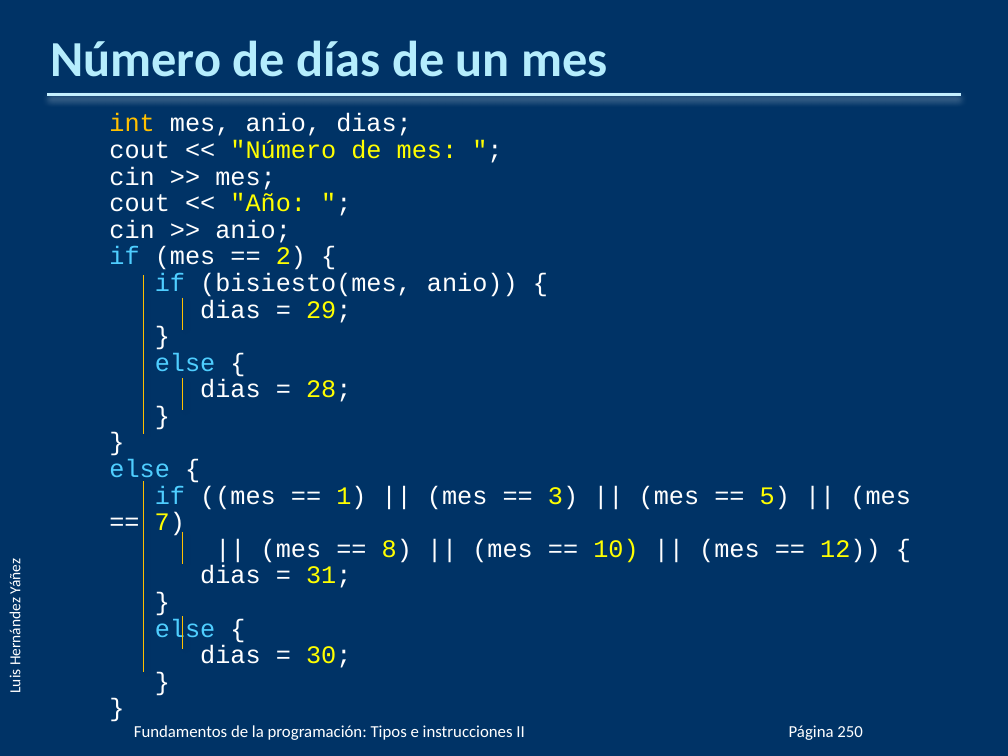
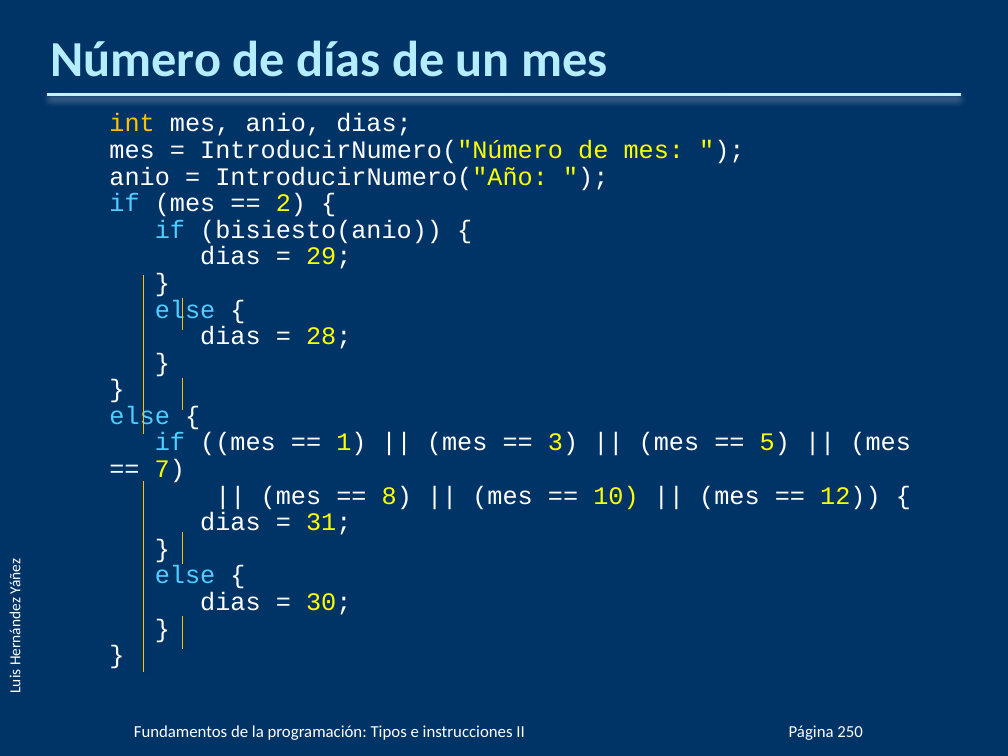
Before and after one commit to cmdgeneration/01-Fundamentos, a slide deck: slide 26 of PPTs/FP03.pptx. Drawn at 1008x756 pixels with LibreOffice and Linux fonts; fonts in the diff are those of the drawing; background and template pictures are left out. Boxes give left, top, right and bottom in pixels: in the first picture for what was removed or moved away, otherwise in the second. Text is boxed around its words. In the diff, an @@ line names an element or a change of style, - is before the commit and + after.

```diff
--- a/PPTs/FP03.pptx
+++ b/PPTs/FP03.pptx
@@ text at bbox=[109, 140, 684, 193]: text changed @@
-  cout << "Número de mes: ";
-  cin >> mes;
-  cout << "Año: ";
-  cin >> anio;
+  mes = IntroducirNumero("Número de mes: ");
+  anio = IntroducirNumero("Año: ");
@@ text at bbox=[155, 219, 442, 246]: text changed @@
-  if (bisiesto(mes, anio)) {
+  if (bisiesto(anio)) {
```
Also in this commit, not shown: 41 other slides changed, 4 other files.
